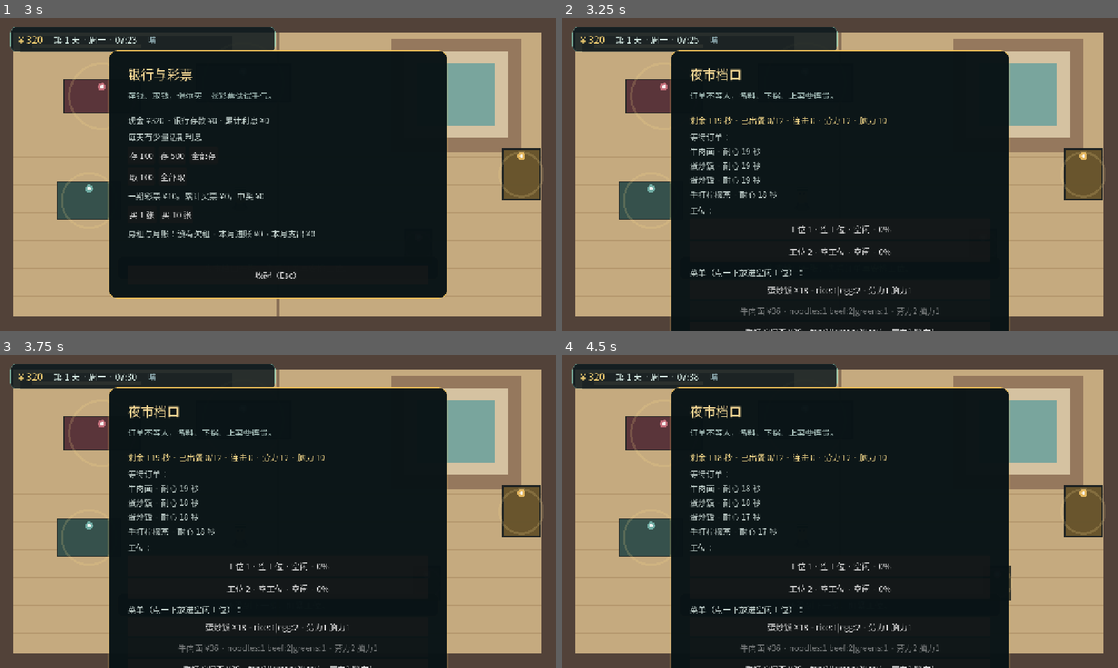
Above: before the commit, frames 1-4 (two rows, left to right).
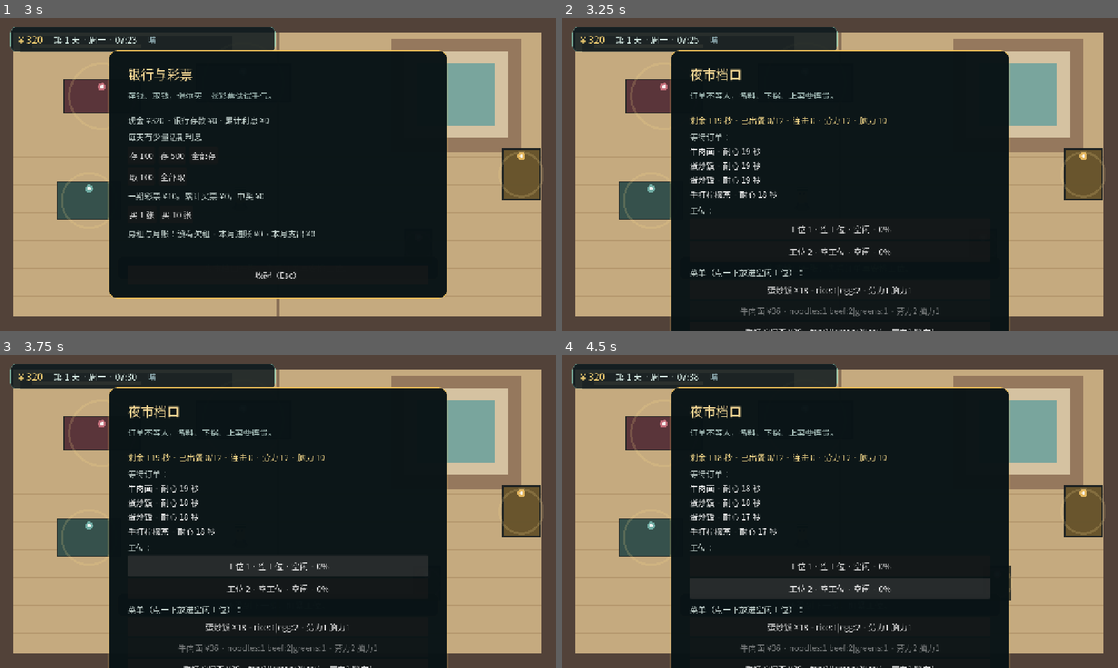
Above: after the commit, the same moments.

Repository: lina130/shenriji-kitchen-dev
Game: Godot game, scene res://scenes/main.tscn
The game is run twice, just before and just after one commit, with the same random seed, the same clock (stepped at 60 frames per second) and the same inputs.
Inputs (mouse positions are in pixels of both pictures, inside the frame that each line leads up to):
- Up to frame 1 (3 s): click "开始新生活" at 0.5 s; click "收起（Esc）" at 1.25 s; tap Enter at 2 s; move the mouse to (400, 158) at 2.02 s; hold D (move_right) 2.03-2.78 s; hold K (kitchen) 2.03-2.78 s; click (400, 158) at 2.17 s; move the mouse to (166, 190) at 2.77 s; hold S (move_down) from 2.78 s (still down); tap B (bank) at 2.85 s
- Up to frame 2 (3.25 s): keep holding S (move_down); tap K (kitchen) at 3.05 s
- Up to frame 3 (3.75 s): release S (move_down) at 3.5 s; click "工位 1 · 空工位 · 空闲 · 0%" at 3.5 s
- Up to frame 4 (4.5 s): click "工位 2 · 空工位 · 空闲 · 0%" at 4.25 s

Frame 1 is identical in both runs. In frame 2, 0.3% of the frame differs, in the area x 23-39%, y 41-58%; in frame 3, 0.3%; in frame 4, 0.4%.

Commit message:
fix: stabilize business UI mouse interaction

Diff:
--- a/scripts/ui/hud.gd
+++ b/scripts/ui/hud.gd
@@ -28,6 +28,10 @@
 var _kitchen_stations_box: VBoxContainer
 var _kitchen_recipes_box: VBoxContainer
 var _kitchen_status_label: Label
+var _kitchen_station_buttons: Array[Button] = []
+var _kitchen_recipe_buttons: Dictionary = {}
+var _kitchen_order_labels: Array[Label] = []
+var _kitchen_restart_button: Button
 var _active_npc_id := ""
 
 func _ready() -> void:
@@ -397,53 +401,89 @@
 	_modal_items.add_child(_kitchen_status_label)
 	_kitchen_orders_box = VBoxContainer.new()
 	_modal_items.add_child(_kitchen_orders_box)
+	_kitchen_orders_box.add_child(_make_empty_label("等待订单："))
+	_kitchen_order_labels.clear()
+	for index in range(4):
+		var order_label := Label.new()
+		order_label.visible = false
+		_kitchen_orders_box.add_child(order_label)
+		_kitchen_order_labels.append(order_label)
 	_kitchen_stations_box = VBoxContainer.new()
 	_modal_items.add_child(_kitchen_stations_box)
+	_kitchen_stations_box.add_child(_make_empty_label("工位："))
+	_kitchen_station_buttons.clear()
+	for index in range(4):
+		var station_button := Button.new()
+		station_button.custom_minimum_size = Vector2(0, 48)
+		station_button.visible = false
+		station_button.pressed.connect(_on_kitchen_station.bind(index))
+		_kitchen_stations_box.add_child(station_button)
+		_kitchen_station_buttons.append(station_button)
 	_kitchen_recipes_box = VBoxContainer.new()
 	_modal_items.add_child(_kitchen_recipes_box)
+	_kitchen_recipes_box.add_child(_make_empty_label("菜单（点一下放进空闲工位）："))
+	_kitchen_recipe_buttons.clear()
+	for recipe_id in BusinessManager.get_recipe_ids():
+		var recipe_button := Button.new()
+		var connected_recipe_id := str(recipe_id)
+		recipe_button.custom_minimum_size = Vector2(0, 44)
+		recipe_button.visible = false
+		recipe_button.pressed.connect(_on_kitchen_place.bind(connected_recipe_id))
+		_kitchen_recipes_box.add_child(recipe_button)
+		_kitchen_recipe_buttons[connected_recipe_id] = recipe_button
 	var support_row := HBoxContainer.new()
 	support_row.add_theme_constant_override("separation", 8)
 	_add_action_button(support_row, "招个帮手 ¥36", func() -> void: BusinessManager.restock_labor())
 	_add_action_button(support_row, "集中缓一缓 ¥30", func() -> void: BusinessManager.restock_brain())
 	_add_action_button(support_row, "提前打烊", func() -> void: KitchenManager.end_shift())
+	_kitchen_restart_button = _add_action_button(support_row, "再开一次档", func() -> void: _restart_kitchen())
+	_kitchen_restart_button.visible = false
 	_modal_items.add_child(support_row)
 	_refresh_kitchen_ui()
 
 func _refresh_kitchen_ui() -> void:
-	if not is_instance_valid(_kitchen_orders_box):
+	if not is_instance_valid(_kitchen_status_label):
 		return
 	if not KitchenManager.active:
 		_kitchen_status_label.text = "今日营业已结束。"
-		_clear_children(_kitchen_orders_box)
-		_clear_children(_kitchen_stations_box)
-		_clear_children(_kitchen_recipes_box)
-		_add_action_button(_kitchen_orders_box, "再开一次档", func() -> void: _restart_kitchen())
-		return
+		for button in _kitchen_station_buttons:
+			button.visible = false
+		for button in _kitchen_recipe_buttons.values():
+			button.visible = false
+		for label in _kitchen_order_labels:
+			label.visible = false
+		_kitchen_restart_button.visible = true
+		return
+	_kitchen_restart_button.visible = false
 	_kitchen_status_label.text = "剩余 %d 秒 · 已出餐 %d/%d · 连击 %d · 劳力 %d · 脑力 %d" % [
 		int(ceil(KitchenManager.time_left)), KitchenManager.served, KitchenManager.get_order_target(),
 		KitchenManager.combo, BusinessManager.labor_stock, BusinessManager.brain_stock,
 	]
-	_clear_children(_kitchen_orders_box)
-	_clear_children(_kitchen_stations_box)
-	_clear_children(_kitchen_recipes_box)
-	_kitchen_orders_box.add_child(_make_empty_label("等待订单："))
-	for order in KitchenManager.get_orders_status():
-		_kitchen_orders_box.add_child(_make_empty_label("%s · 耐心 %d 秒" % [order["name"], int(ceil(float(order["patience"])))]))
-	_kitchen_stations_box.add_child(_make_empty_label("工位："))
-	for station in KitchenManager.get_stations_status():
-		var button := Button.new()
-		button.custom_minimum_size = Vector2(0, 48)
-		button.text = "工位 %d · %s · %s · %d%%" % [int(station["index"]) + 1, station["name"], station["action_text"], int(float(station["progress_ratio"]) * 100.0)]
-		button.pressed.connect(_on_kitchen_station.bind(int(station["index"])))
-		_kitchen_stations_box.add_child(button)
-	_kitchen_recipes_box.add_child(_make_empty_label("菜单（点一下放进空闲工位）："))
+	var order_status := KitchenManager.get_orders_status()
+	for index in range(_kitchen_order_labels.size()):
+		if index < order_status.size():
+			var order: Dictionary = order_status[index]
+			_kitchen_order_labels[index].visible = true
+			_kitchen_order_labels[index].text = "%s · 耐心 %d 秒" % [order["name"], int(ceil(float(order["patience"])))]
+		else:
+			_kitchen_order_labels[index].visible = false
+	var station_status := KitchenManager.get_stations_status()
+	for index in range(_kitchen_station_buttons.size()):
+		if index < station_status.size():
+			var station: Dictionary = station_status[index]
+			_kitchen_station_buttons[index].visible = true
+			_kitchen_station_buttons[index].text = "工位 %d · %s · %s · %d%%" % [index + 1, station["name"], station["action_text"], int(float(station["progress_ratio"]) * 100.0)]
+		else:
+			_kitchen_station_buttons[index].visible = false
+	var unlocked := BusinessManager.get_unlocked_recipe_ids()
 	for recipe in KitchenManager.get_recipes_status():
-		var button := Button.new()
-		button.custom_minimum_size = Vector2(0, 44)
+		var recipe_id := str(recipe["id"])
+		var button: Button = _kitchen_recipe_buttons.get(recipe_id)
+		if button == null:
+			continue
+		button.visible = recipe_id in unlocked
 		button.text = "%s ¥%d · %s · 劳力%d 脑力%d" % [recipe["name"], int(recipe["sale_price"]), recipe["goods_recipe"], int(recipe["labor_cost"]), int(recipe["brain_cost"])]
 		button.disabled = not bool(recipe["available"]) or _first_idle_station() < 0
-		button.pressed.connect(_on_kitchen_place.bind(str(recipe["id"])))
-		_kitchen_recipes_box.add_child(button)
 
 func _restart_kitchen() -> void:
 	if KitchenManager.start_shift():
--- a/tests/playtest_runner.gd
+++ b/tests/playtest_runner.gd
@@ -63,6 +63,7 @@
 	await _press_modal_button_prefix("卖1")
 	await _close_modal()
 	await _connect_and_click_nearest("market_stall", "重新打开经营台")
+	await _assert_modal_button_stable("开始营业", 0.6, "经营按钮刷新时保持可点击")
 	await _press_modal_button_prefix("开始营业")
 	await _wait_frames(18)
 	KitchenManager.orders[0]["recipe_id"] = "egg_rice"
@@ -181,6 +182,19 @@
 		await get_tree().process_frame
 		elapsed += get_process_delta_time()
 
+
+func _assert_modal_button_stable(prefix: String, wait_time: float, label: String) -> void:
+	var before = _find_button_prefix(main.hud._modal_items, prefix)
+	if before == null:
+		_fail("找不到待验证按钮：%s" % prefix)
+		return
+	await _wait_seconds(wait_time)
+	var after = _find_button_prefix(main.hud._modal_items, prefix)
+	if after == null or before.get_instance_id() != after.get_instance_id():
+		_fail("按钮在刷新时被重建：%s" % prefix)
+	else:
+		_step(label)
+
 func _press_modal_button_prefix(prefix: String) -> void:
 	var button = _find_button_prefix(main.hud._modal_items, prefix)
 	if button == null:
Not shown, changed: CHANGELOG.md
Not shown, changed: README.md
Not shown, changed: build_release.ps1
Not shown, changed: docs/RELEASE_CHECKLIST.md
Not shown, changed: docs/RELEASE_NOTES_0.3.0.md
